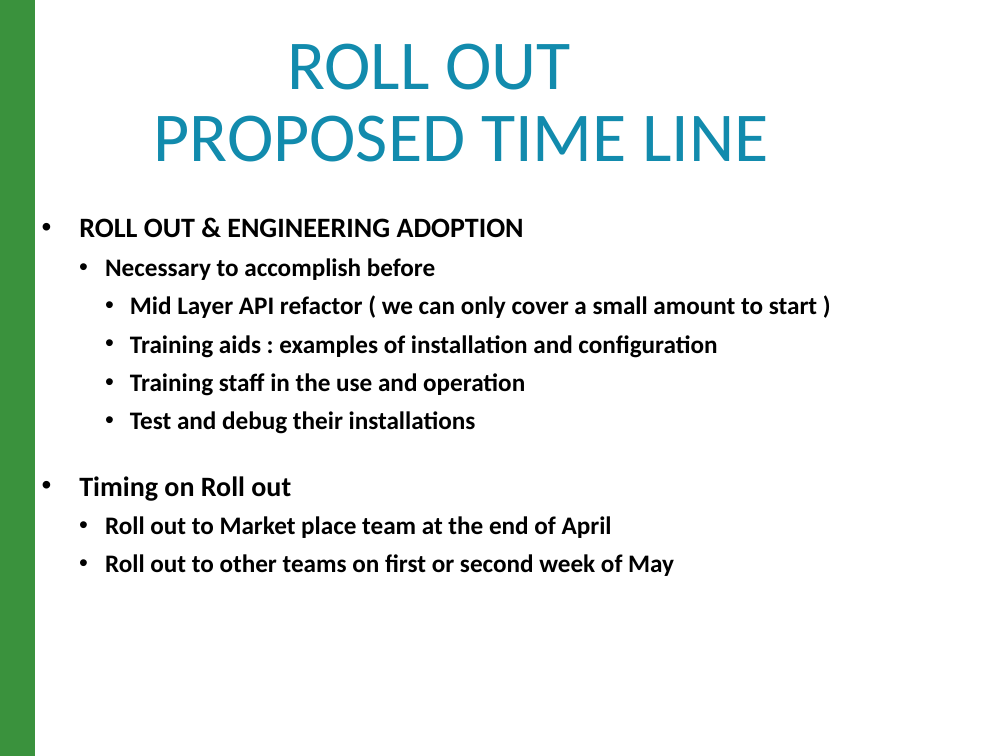
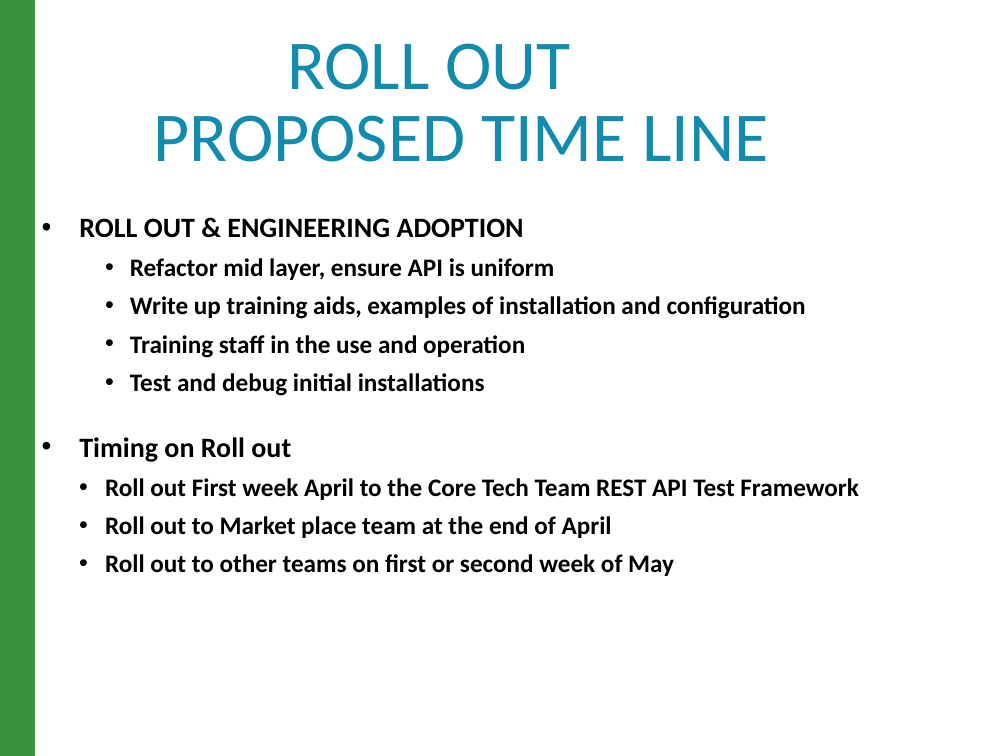
Before and after one commit to raghav9329/mainProf, a slide deck: slide 8 of CurrentWork_Delta/CX_StrategyPowerPoint.pptx. Drawn at 1008x756 pixels with LibreOffice and Linux fonts; fonts in the diff are those of the drawing. Boxes give left, top, right and bottom in pixels: in the first picture for what was removed or moved away, otherwise in the second. Text is boxed around its words. In the diff, an @@ line names an element or a change of style, - is before the commit and + after.

```diff
--- a/CurrentWork_Delta/CX_StrategyPowerPoint.pptx
+++ b/CurrentWork_Delta/CX_StrategyPowerPoint.pptx
@@ text at [130, 258, 806, 319]: text changed @@
-  • Necessary to accomplish before
-    • Mid Layer API refactor ( we can only cover a small amount to start )
-    • Training aids : examples of installation and configuration
+    • Refactor mid layer, ensure API is uniform
+    • Write up training aids, examples of installation and configuration
@@ text at [130, 373, 485, 396]: text changed @@
-    • Test and debug their installations
+    • Test and debug initial installations
@@ text at [105, 478, 859, 500]: paragraph added @@
+  • Roll out First week April to the Core Tech Team REST API Test Framework
```
Also in this commit, not shown: 5 other slides changed, 1 other file.
